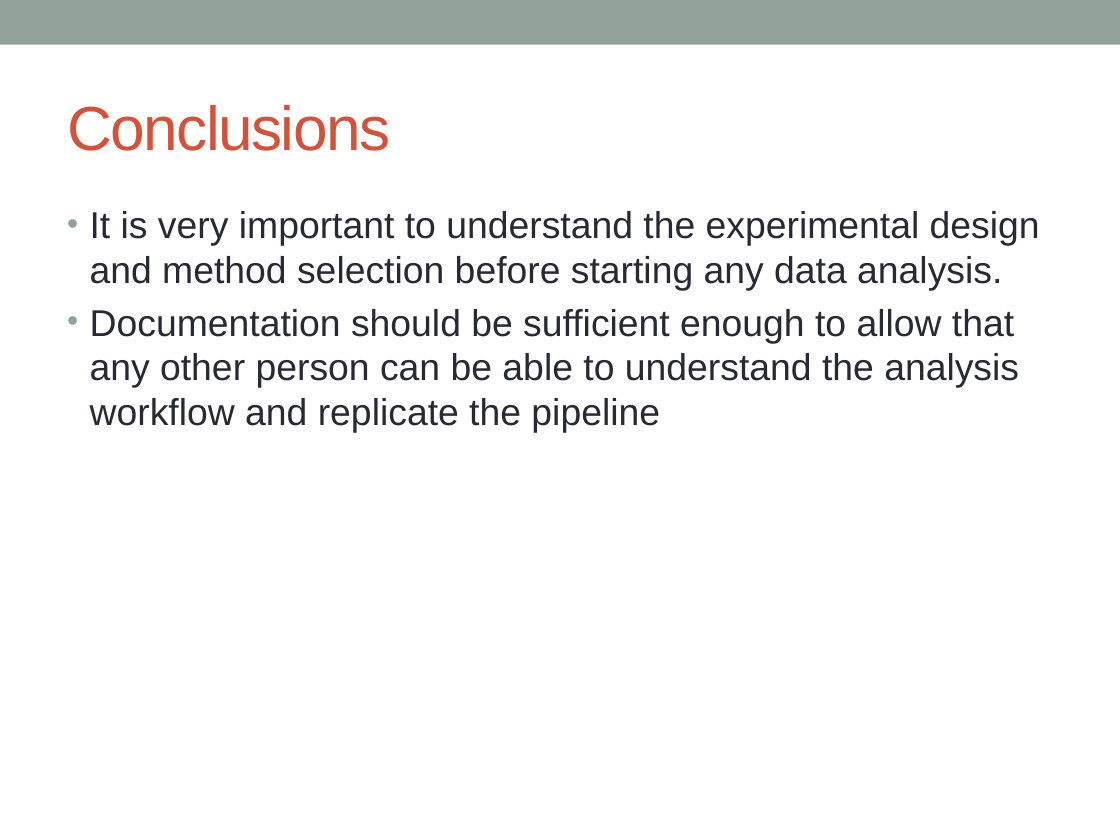
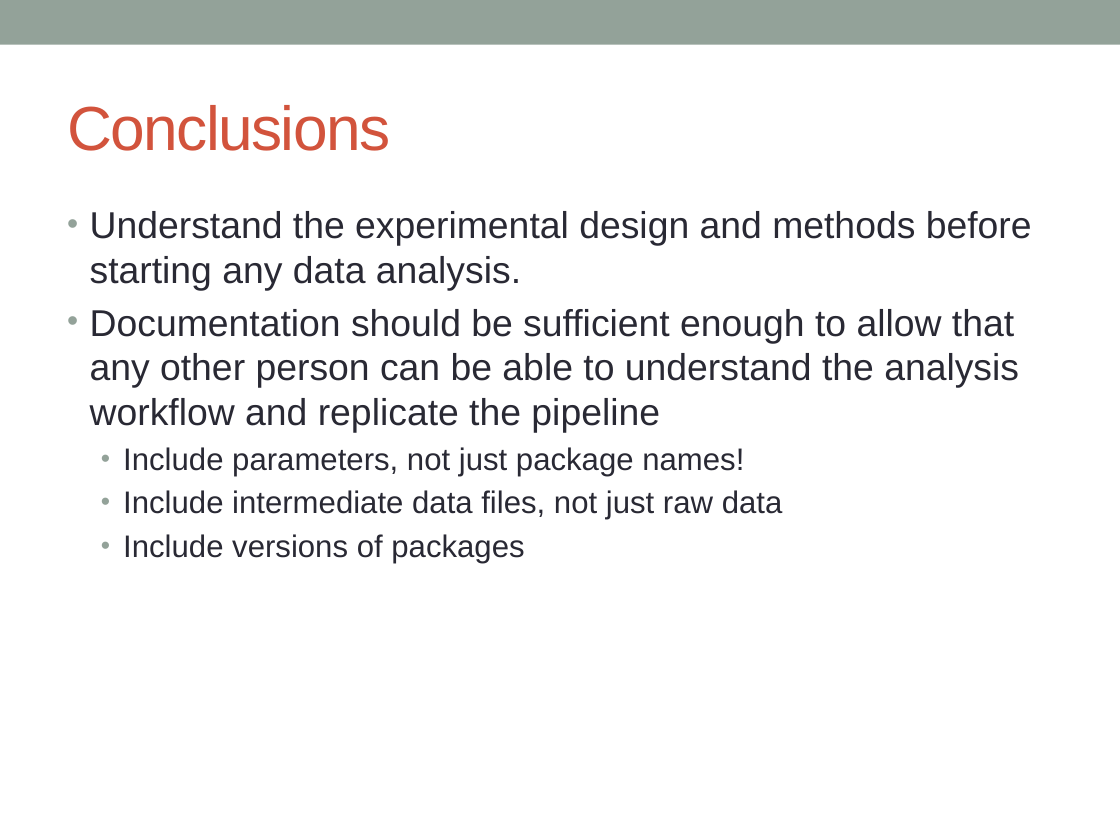
Before and after one commit to katholan/BCB546X-Spring2017_Valerin_final_project, a slide deck: slide 26 of asparagus.pptx (slide 28 before the commit). Drawn at 1120x840 pixels with LibreOffice and Linux fonts; fonts in the diff are those of the drawing. Boxes give left, top, right and bottom in pixels: in the first picture for what was removed or moved away, otherwise in the second. Text is boxed around its words. In the diff, an @@ line names an element or a change of style, - is before the commit and + after.

```diff
--- a/asparagus.pptx
+++ b/asparagus.pptx
@@ text at (90,211,1032,291): text changed @@
-• It is very important to understand the experimental design and method selection before starting any data analysis.
+• Understand the experimental design and methods before starting any data analysis.
@@ text at (123,447,783,563): paragraphs added @@
+  • Include parameters, not just package names!
+  • Include intermediate data files, not just raw data
+  • Include versions of packages
```
Also in this commit, not shown: 3 other slides changed, 2 slides removed, 1 other file.
